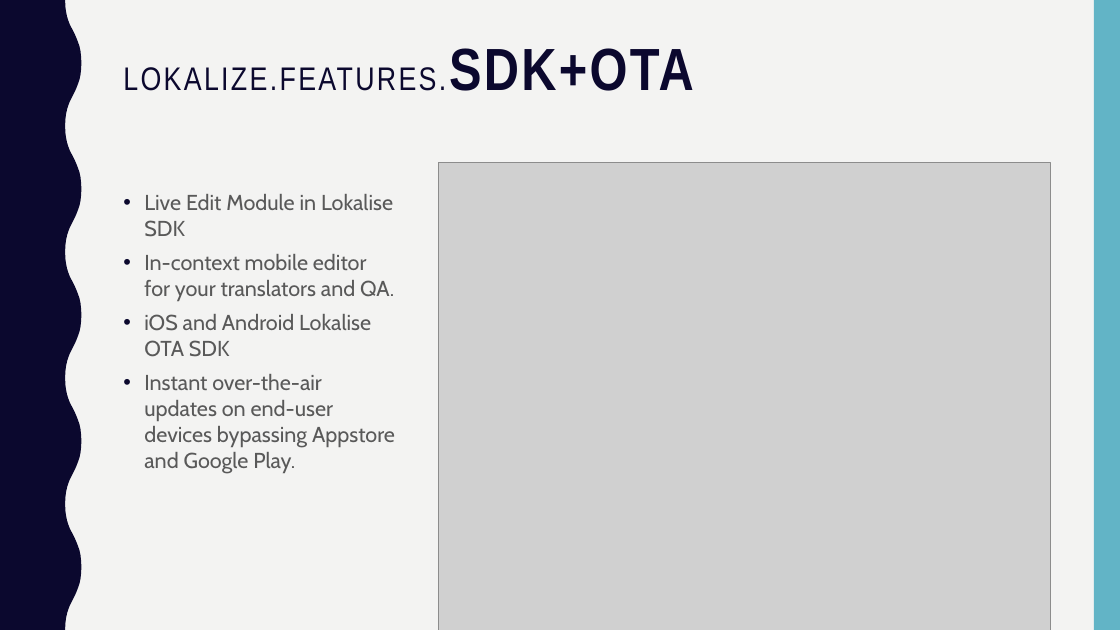
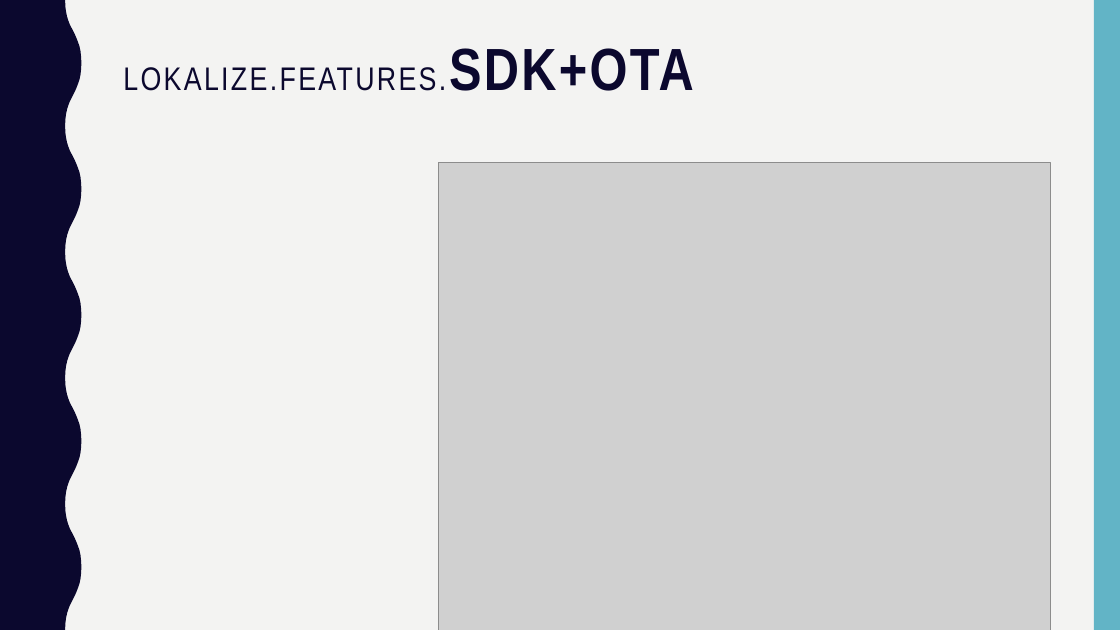
Before and after one commit to matteopelucco/lokalise, a slide deck: slide 13 of presentation/lokalise.pptx (slide 5 before the commit). Drawn at 1120x630 pixels with LibreOffice and Linux fonts; fonts in the diff are those of the drawing; grey boxes stand for pictures. Boxes give left, top, right and bottom in pixels: in the first picture for what was removed or moved away, otherwise in the second. Text is boxed around its words. In the diff, an @@ line names an element or a change of style, - is before the commit and + after.

```diff
--- a/presentation/lokalise.pptx
+++ b/presentation/lokalise.pptx
@@ text removed at [144,194,395,473] @@
-• Live Edit Module in Lokalise SDK
-• In-context mobile editor for your translators and QA.
-• iOS and Android Lokalise OTA SDK
-• Instant over-the-air updates on end-user devices bypassing Appstore and Google Play.
```
Also in this commit, not shown: 3 other slides changed, 6 slides added, 34 other files.
